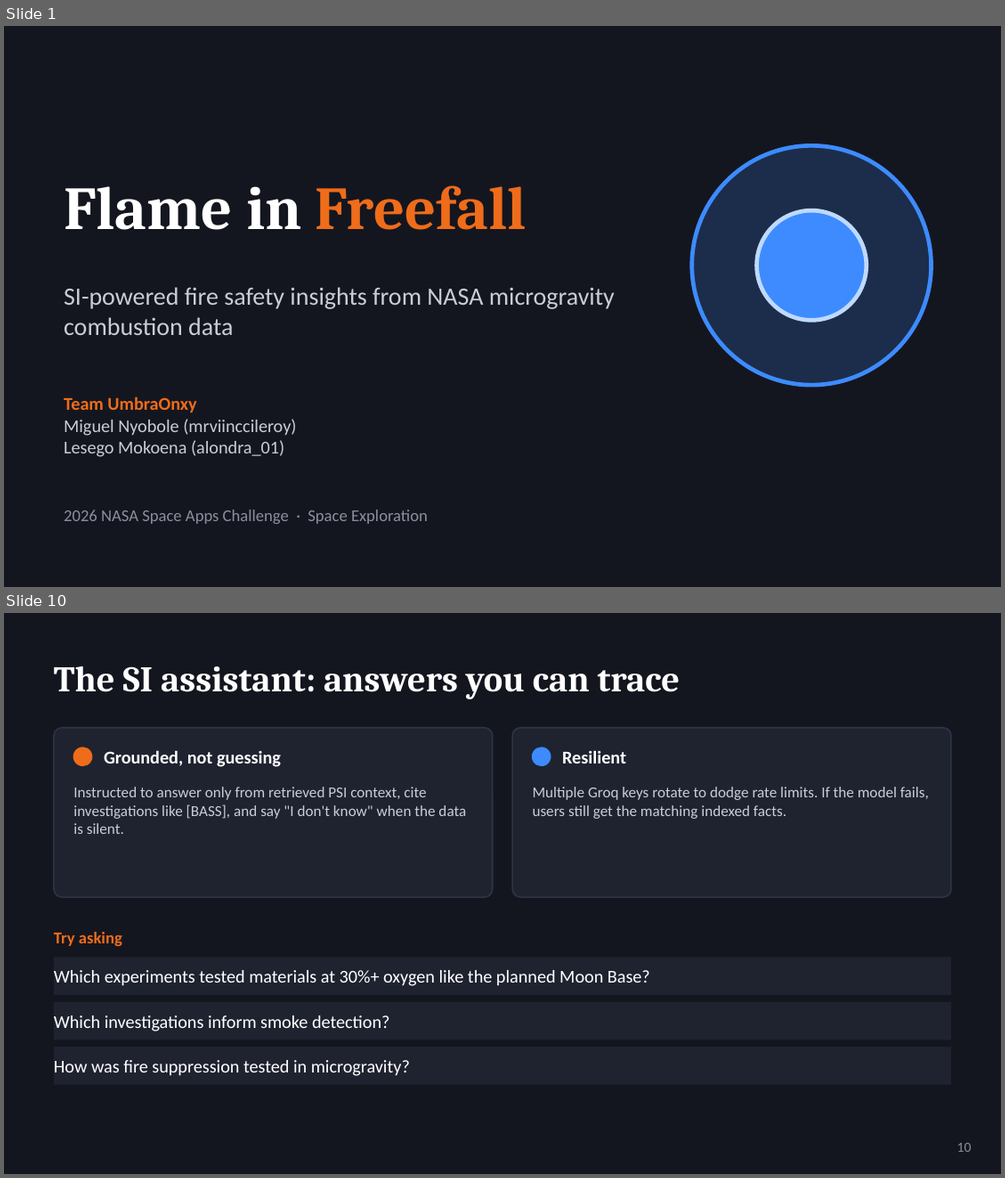
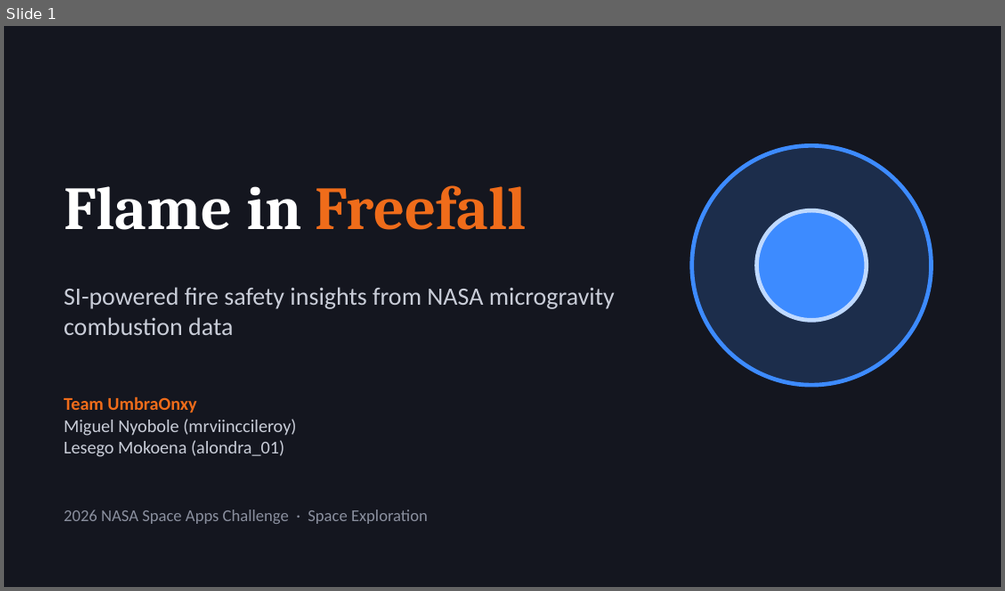
Before and after one commit to Real-Vicinic/F-I-F, a slide deck: docs/Flame_in_Freefall_Presentation.pptx. Shown one above the other, each under a label of ours: slides 1 and 10 before the commit, slide 1 after it; the slides between them are not shown. The pictures are 1005x1178 and 1005x591 pixels, drawn with LibreOffice and Linux fonts; fonts in the diff are those of the drawing. Boxes give left, top, right and bottom in pixels: in the first picture for what was removed or moved away, otherwise in the second. Text is boxed around its words. In the diff, an @@ line names an element or a change of style, - is before the commit and + after.

```diff
--- a/docs/Flame_in_Freefall_Presentation.pptx
+++ b/docs/Flame_in_Freefall_Presentation.pptx
@@ slide 10 removed at [4,613,1001,1174], background #14161F @@
@@ text removed at [54,666,680,699] @@
-The SI assistant: answers you can trace
@@ rounded rectangle removed at [54,728,493,897] @@
@@ rounded rectangle removed at [512,728,951,897] @@
@@ ellipse removed at [73,747,92,765] @@
@@ text removed at [104,750,281,767] @@
-Grounded, not guessing
@@ ellipse removed at [533,747,550,765] @@
@@ text removed at [562,750,626,763] @@
-Resilient
@@ text removed at [73,787,466,834] @@
-Instructed to answer only from retrieved PSI context, cite investigations like [BASS], and say "I don't know" when the data is silent.
@@ text removed at [533,787,929,819] @@
-Multiple Groq keys rotate to dodge rate limits. If the model fails, users still get the matching indexed facts.
@@ text removed at [54,932,122,946] @@
-Try asking
@@ rectangle removed at [54,957,951,995] @@
-Which experiments tested materials at 30%+ oxygen like the planned Moon Base?
@@ rectangle removed at [54,1002,951,1039] @@
-Which investigations inform smoke detection?
@@ rectangle removed at [54,1046,951,1085] @@
-How was fire suppression tested in microgravity?
@@ text removed at [957,1143,971,1151] @@
-10
```
Also in this commit, not shown: 4 slides changed, 1 slide added, 6 other slides removed.
